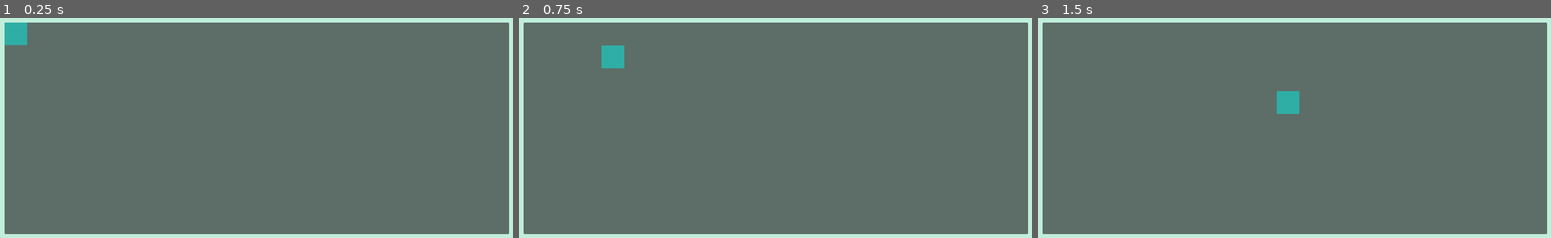
Above: before the commit, frames 1-3 (left to right).
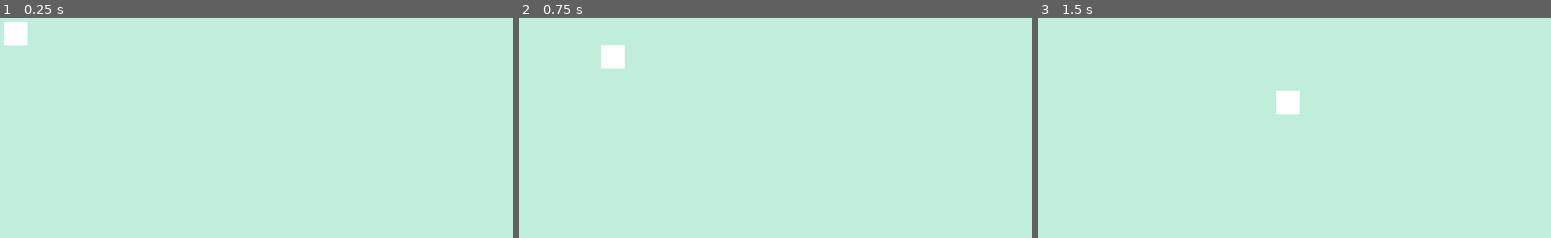
Above: after the commit, the same moments.

Repository: ioniccrystal/CakeConnect
Game: Godot game, scene res://Main.tscn
Two runs of this game, one before a commit and one after it. Both use one fixed random seed, a clock stepped at 60 frames per second and the inputs below.
Inputs (mouse positions are in pixels of both pictures, inside the frame that each line leads up to):
- Up to frame 1 (0.25 s): no input
- Up to frame 2 (0.75 s): tap Enter at 0.5 s; drag from (534, 33) to (770, 101) at 0.52 s
- Up to frame 3 (1.5 s): tap Space at 1.25 s; drag from (1191, 110) to (1268, 154) at 1.27 s

The runs differ from the first frame. In frame 1, 95% of the frame differs, in the area x 0-100%, y 1-99%; in frame 2, 95%; in frame 3, 95%.

Commit message:
设置蛋糕形状，collision匹配形状

Diff:
--- a/Cake.gd
+++ b/Cake.gd
@@ -1,25 +1,38 @@
 extends PanelContainer
+class_name  Cake
 
 var dragging = false
 var rotating = false
 var container_position: Vector2 = Vector2.ZERO
 var container_size: Vector2 = Vector2.ZERO
+var shapes = {
+	"square": ["res://assets/Square.png", [Vector2(0, 0), Vector2(50, 0), Vector2(50, 50), Vector2(0, 50)]],
+	"triangle": ["res://assets/Triangle.png", [Vector2(25, 0), Vector2(50, 50), Vector2(0, 50)]],
+}
+@onready var collision_shape_2d = $Area2D/CollisionShape2D
+@onready var sprite_2d = $Sprite2D
 
-@onready var cake = $"."
-@onready var collision_shape_2d = $Area2D/CollisionShape2D
 
 # Called when the node enters the scene tree for the first time.
 func _ready():
 	set_mouse_filter(MOUSE_FILTER_STOP)
 	#update_collision_shape()
-	# 大小改变时更新形状
 	connect("resized", Callable(self, "update_collision_shape"))
 
+func set_shape(shape_key):
+	var data = shapes[shape_key]
+	sprite_2d.texture = load(data[0])
+	var shape2D = ConvexPolygonShape2D.new()
+	shape2D.set_point_cloud(data[1])
+	collision_shape_2d.shape = shape2D
+	collision_shape_2d.position = collision_shape_2d.position - size/2
+	print(collision_shape_2d)
+
 func update_collision_shape():
-	var shape = collision_shape_2d.shape
-	if shape and shape is RectangleShape2D:
+	var shape2D = collision_shape_2d.shape
+	if shape2D and shape2D is RectangleShape2D:
 		# 设置碰撞形状的尺寸匹配PanelContainer的尺寸
-		shape.extents = size / 2
+		shape2D.extents = size / 2
 
 func _process(_delta):
 	if dragging:
--- a/Cake.tscn
+++ b/Cake.tscn
@@ -1,9 +1,7 @@
 [gd_scene load_steps=3 format=3 uid="uid://dyul5j6bfjugu"]
 
 [ext_resource type="Script" path="res://Cake.gd" id="1_8616s"]
-
-[sub_resource type="RectangleShape2D" id="RectangleShape2D_6qqsr"]
-size = Vector2(50, 50)
+[ext_resource type="Texture2D" uid="uid://duk1cxxcvblrw" path="res://assets/Triangle.png" id="2_7ifhq"]
 
 [node name="Cake" type="PanelContainer"]
 custom_minimum_size = Vector2(50, 50)
@@ -14,16 +12,16 @@
 size_flags_vertical = 4
 script = ExtResource("1_8616s")
 
-[node name="ColorRect" type="ColorRect" parent="."]
-layout_mode = 2
-mouse_filter = 2
-color = Color(0.183279, 0.680796, 0.649514, 1)
-
 [node name="Area2D" type="Area2D" parent="."]
 input_pickable = false
 
 [node name="CollisionShape2D" type="CollisionShape2D" parent="Area2D"]
 position = Vector2(25, 25)
-shape = SubResource("RectangleShape2D_6qqsr")
+debug_color = Color(0.922421, 0.201833, 0.485053, 0.42)
+
+[node name="Sprite2D" type="Sprite2D" parent="."]
+position = Vector2(25, 25)
+scale = Vector2(0.1, 0.1)
+texture = ExtResource("2_7ifhq")
 
 [connection signal="gui_input" from="." to="." method="_on_gui_input"]
--- a/Main.gd
+++ b/Main.gd
@@ -12,3 +12,4 @@
 func init_cake():
 	var cake = cake_scene.instantiate()
 	plate.add_cake(cake)
+	cake.set_shape("square")
--- a/Plate.gd
+++ b/Plate.gd
@@ -1,4 +1,4 @@
-extends PanelContainer
+extends Control
 @onready var area_2d = $Area2D
 @onready var collision_shape_2d = $Area2D/CollisionShape2D
 
@@ -12,6 +12,7 @@
 	var shape = collision_shape_2d.shape
 	if shape and shape is RectangleShape2D:
 		shape.extents = size / 2
+	collision_shape_2d.position = size/2
 	$CakeContainer.size = size
 
 func add_cake(cake):
--- a/Plate.tscn
+++ b/Plate.tscn
@@ -3,18 +3,25 @@
 [ext_resource type="Script" path="res://Plate.gd" id="1_hl0ua"]
 
 [sub_resource type="RectangleShape2D" id="RectangleShape2D_es0da"]
-size = Vector2(1083.25, 358)
+size = Vector2(4.40625, 5)
 
-[node name="Plate" type="PanelContainer"]
+[node name="Plate" type="Control"]
+layout_mode = 3
+anchors_preset = 8
+anchor_left = 0.5
+anchor_top = 0.5
+anchor_right = 0.5
+anchor_bottom = 0.5
+grow_horizontal = 2
+grow_vertical = 2
 script = ExtResource("1_hl0ua")
 
 [node name="CakeContainer" type="Control" parent="."]
-layout_mode = 2
+layout_mode = 3
+anchors_preset = 0
 
 [node name="Area2D" type="Area2D" parent="."]
 input_pickable = false
 
 [node name="CollisionShape2D" type="CollisionShape2D" parent="Area2D"]
-position = Vector2(541, 177)
 shape = SubResource("RectangleShape2D_es0da")
-debug_color = Color(0.479874, 0.468898, 0.917544, 0.42)
Binary file added: assets/Square.png
Not shown, added: assets/Square.png.import
Binary file added: assets/Triangle.png
Not shown, added: assets/Triangle.png.import
